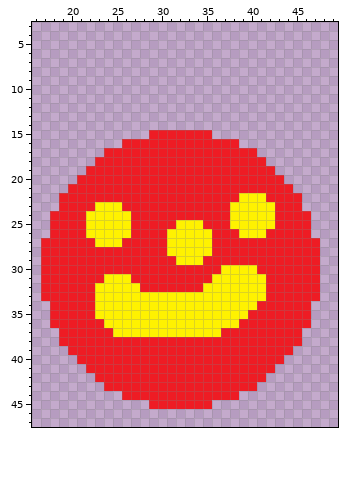
A pixel-art sprite gets an edit: TopDownShooter/sprites/sprite0/18c34e11-af0a-40d7-a97d-7354c89f6f1c.png. The picture above is the old version.
The file is 64x64 pixels. Shown: x 16..49, y 3..47.
New version:
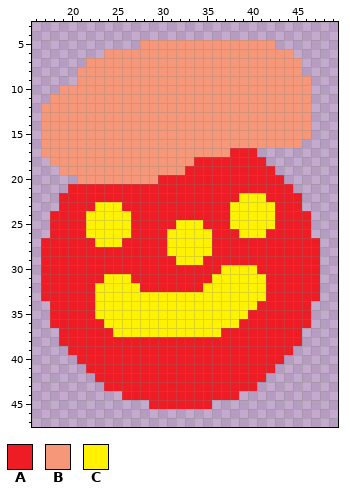
Palette (. is transparent): A #ee1c24  B #f79779  C #fff200
What changed:
There is now colour B in row 5 at x 28 to 42; in row 6 at x 24 to 44; in row 7 at x 22 to 45; in row 8 at x 21 to 45; in row 9 at x 21 to 46; in row 10 at x 19 to 46.
There is now colour B in row 11 at x 18 to 46; in rows 12 to 14 at x 17 to 46; in row 15 at x 17 to 28 and 36 to 46; in row 16 at x 17 to 25 and 39 to 45; in row 17 at x 17 to 23; in row 18 at x 18 to 22.
There is now colour B in row 19 at x 19 to 21.
The edit turns colour A into colour B in row 15 at x 29 to 35; in row 16 at x 26 to 38; in row 17 at x 24 to 37; in row 18 at x 23 to 33; in row 19 at x 22 to 32; in row 20 at x 21 to 29.
